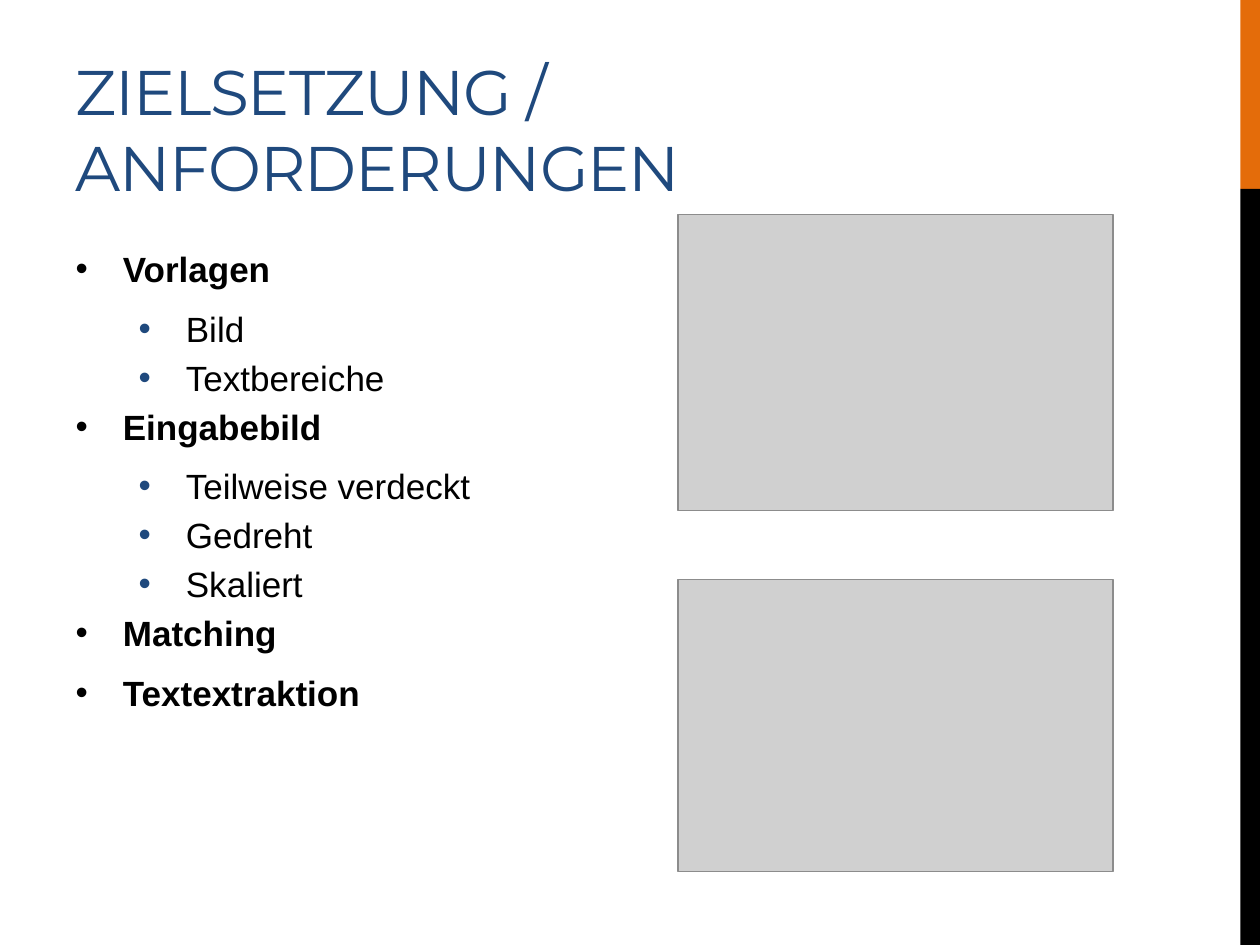
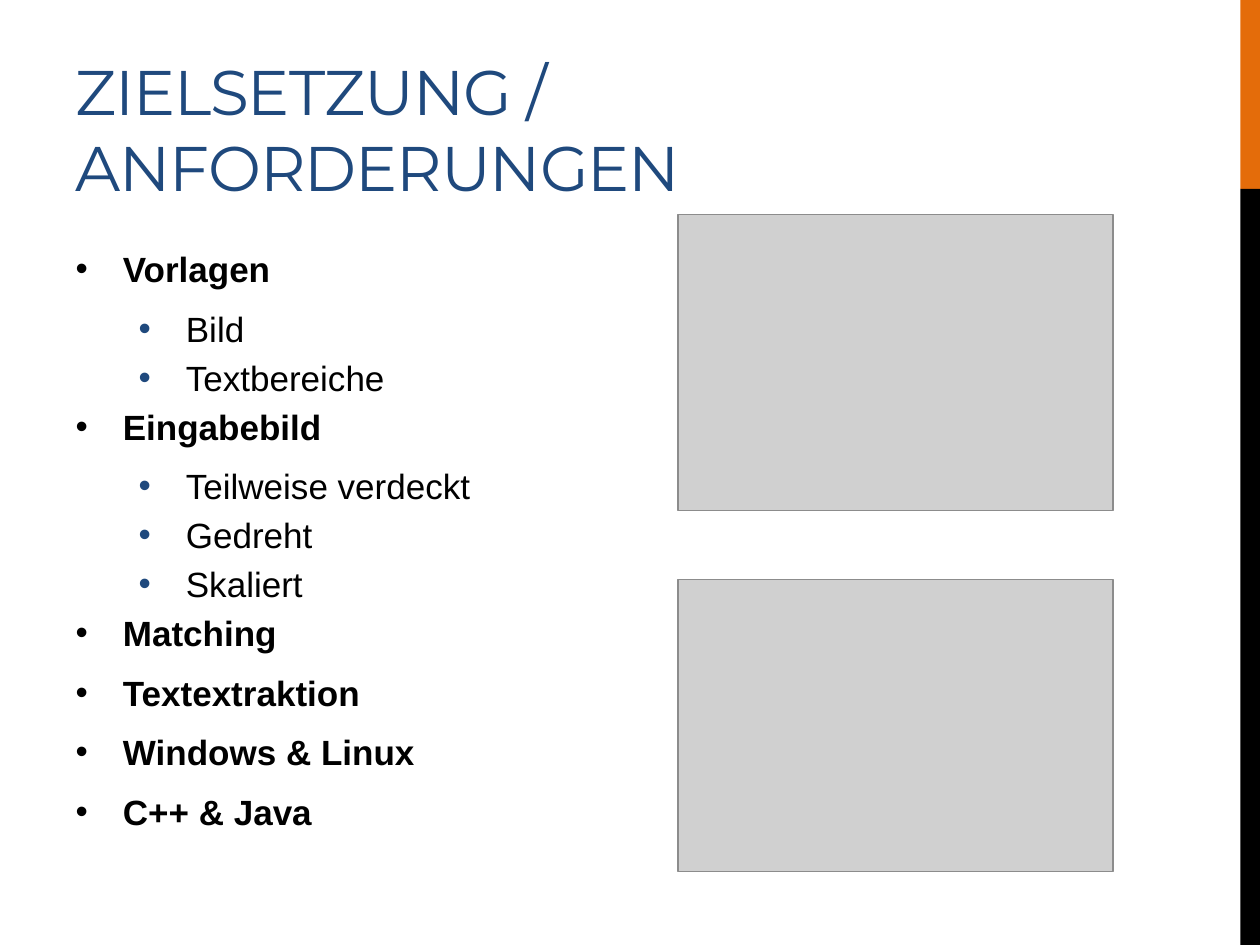
Before and after one commit to LucaRitz/ticket-recognition, a slide deck: slide 3 of docs/presentation.pptx. Drawn at 1260x945 pixels with LibreOffice and Linux fonts; fonts in the diff are those of the drawing; grey boxes stand for pictures. Boxes give left, top, right and bottom in pixels: in the first picture for what was removed or moved away, otherwise in the second. Text is boxed around its words. In the diff, an @@ line names an element or a change of style, - is before the commit and + after.

Commit message:
Updated presentation and doc

```diff
--- a/docs/presentation.pptx
+++ b/docs/presentation.pptx
@@ text at bbox=[123, 739, 414, 826]: paragraphs added @@
+• Windows & Linux
+• C++ & Java
```
Also in this commit, not shown: 1 slide added, 2 other files.
